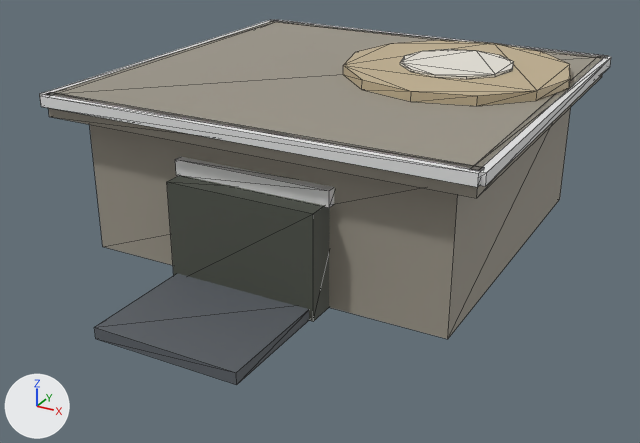
The glTF model IronFlag/unity/Assets/RF/Art/Models/RF_Structure_Bunker.glb as it was, and as the next commit left it.
The view is the same before and after, from a 50 mm lens placed at (9.13, -17.29, 8.79), pointed at (0.38, -1.39, 0.84). Arrows for +X, +Y and +Z are at lower left; the lights stay in place. The picture after the commit comes second. Mesh edges are drawn as thin lines. Where no turn or scale is listed for an object, it has been applied to the vertices. Vertices at exactly the same position are counted once.

Before the edit, the objects in view are built like this:
```python
me_helipad = bpy.data.meshes.new('Helipad')
me_helipad.from_pydata(...)  # a 12-sided cylinder along z spanning x -2.6..2.6, y -2.6..2.6, z -0.28..-0.06; a 12-sided cylinder along z spanning x -1.3..1.3, y -1.3..1.3, z -0.06..0.0
me_helipad.materials.append(mat_rf_flat)
me_liftplatform = bpy.data.meshes.new('LiftPlatform')
me_liftplatform.from_pydata(...)  # a box spanning x -1.6..1.6, y -1.4..1.4, z -0.25..0.0
me_liftplatform.materials.append(mat_rf_flat)
me_rf_structure_bunker = bpy.data.meshes.new('RF_Structure_Bunker')
me_rf_structure_bunker.from_pydata(...)  # a box spanning x -4.25..4.25, y -3.4..4.6, z 0.0..3.2; a box spanning x -4.8..4.8, y -4.0..5.2, z 3.2..3.7; a box spanning x -1.7..1.7, y -4.05..-2.85, z 0.0..2.3
me_rf_structure_bunker.materials.append(mat_rf_flat)
ob_helipad = bpy.data.objects.new('Helipad', me_helipad)
ob_helipad.location = (2.2, 1.8, 3.98)
ob_liftplatform = bpy.data.objects.new('LiftPlatform', me_liftplatform)
ob_liftplatform.location = (0.0, -5.2, 0.25)
ob_rf_structure_bunker = bpy.data.objects.new('RF_Structure_Bunker', me_rf_structure_bunker)
ob_rf_structure_bunker.location = (0.0, 0.0, 0.0)
# also in view: 'TeamTrim' at (0.0, 0.6, 2.99)
```
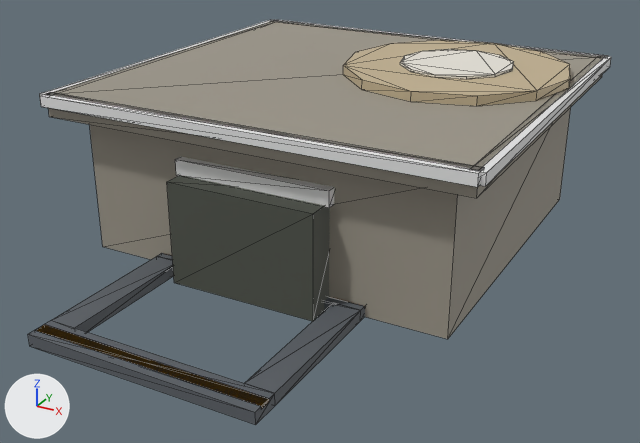
Where the change shows, as pixel boxes (x1, y1, x2, y2) in the pictures (640 x 443 px):
'LiftPlatform', reshaped (56% wider, 53% taller): before (94, 273, 309, 385); after (28, 253, 365, 425)

Edits to the bpy script that builds the scene:
```text
Change me_liftplatform:
    used by ob_liftplatform; location = (0.0, -5.2, 0.25)
    remove me_liftplatform.from_pydata(...)  # 8 vertices, 12 faces; spans x -1.6..1.6, y -1.4..1.4, z -0.25..0.0
    add me_liftplatform.from_pydata(...)  # 40 vertices, 72 faces; spans x -2.5..2.5, y -2.2..2.2, z -0.25..0.0
    me_liftplatform part 1: the whole mesh is rebuilt
```
